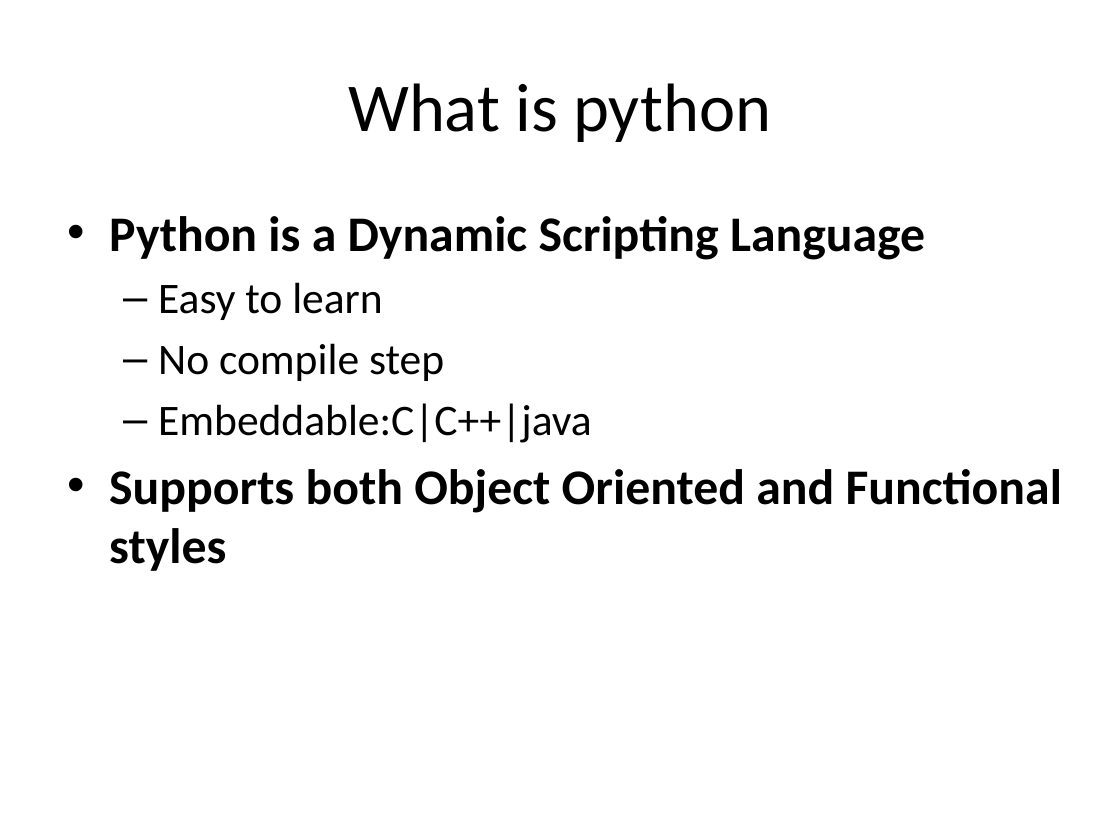
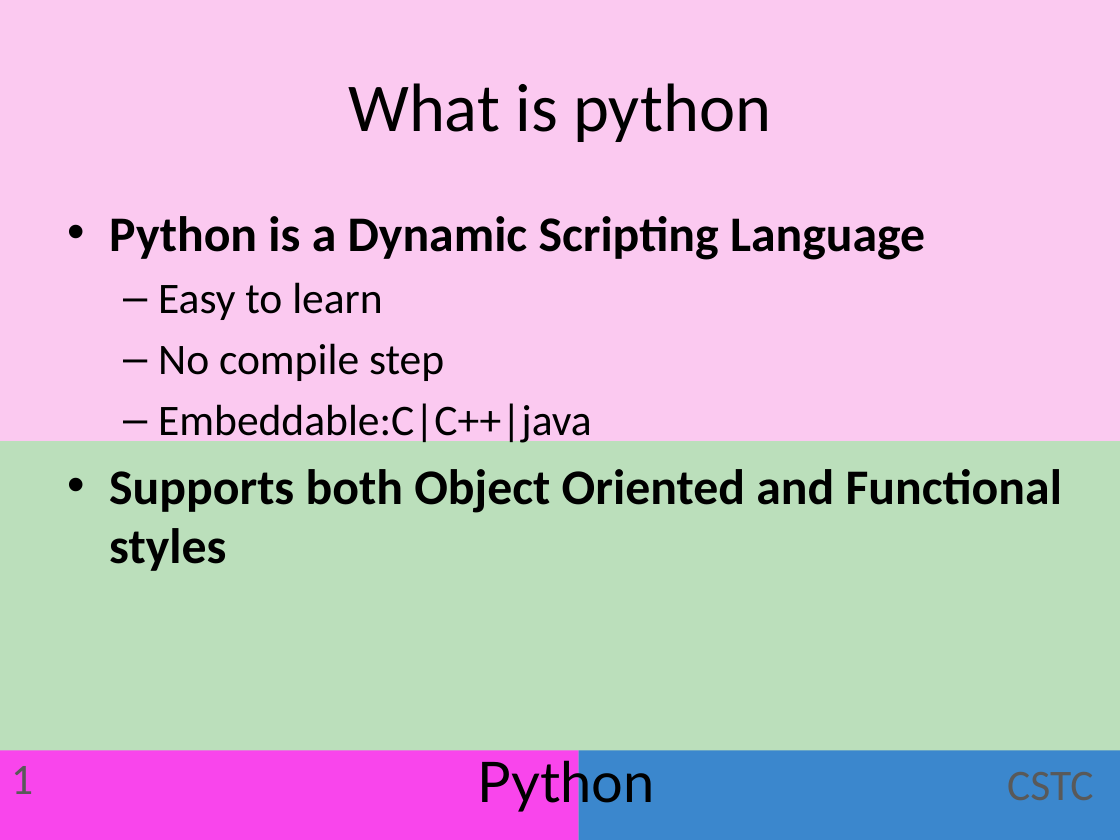
Before and after one commit to DianeMeng/Reading, a slide deck: slide 2 of Diane-python.pptx. Drawn at 1120x840 pixels with LibreOffice and Linux fonts; fonts in the diff are those of the drawing. Boxes give left, top, right and bottom in pixels: in the first picture for what was removed or moved away, otherwise in the second. Text is boxed around its words. In the diff, an @@ line names an element or a change of style, - is before the commit and + after.

```diff
--- a/Diane-python.pptx
+++ b/Diane-python.pptx
@@ background #FFFFFF to #C7EDCC @@
@@ rectangle added at <box>0,0,1120,441</box>, fill #FBC9F0 @@
@@ rectangle added at <box>0,383,1120,840</box>, fill #BBDFBB, outline #BBDFBB 2 pt @@
@@ rectangle added at <box>0,750,579,840</box>, fill #F945EC @@
@@ text added at <box>11,766,33,794</box>, 28 pt, text #595959 @@
+1
@@ text added at <box>478,753,655,812</box>, 36 pt, text #000000 @@
+Python
@@ rectangle added at <box>579,750,1120,840</box>, fill #3B87CD @@
@@ text added at <box>1007,772,1093,800</box>, 28 pt, text #595959 @@
+CSTC
```
Also in this commit, not shown: 3 other slides changed, 5 slides added, 2 slides removed, 1 other file.
